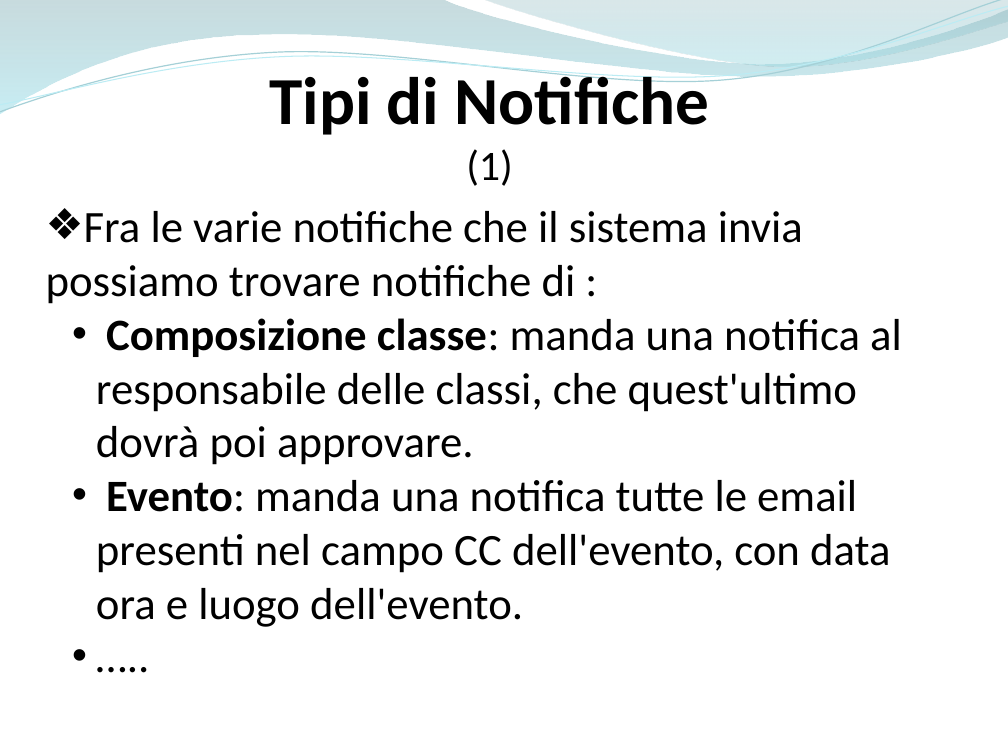
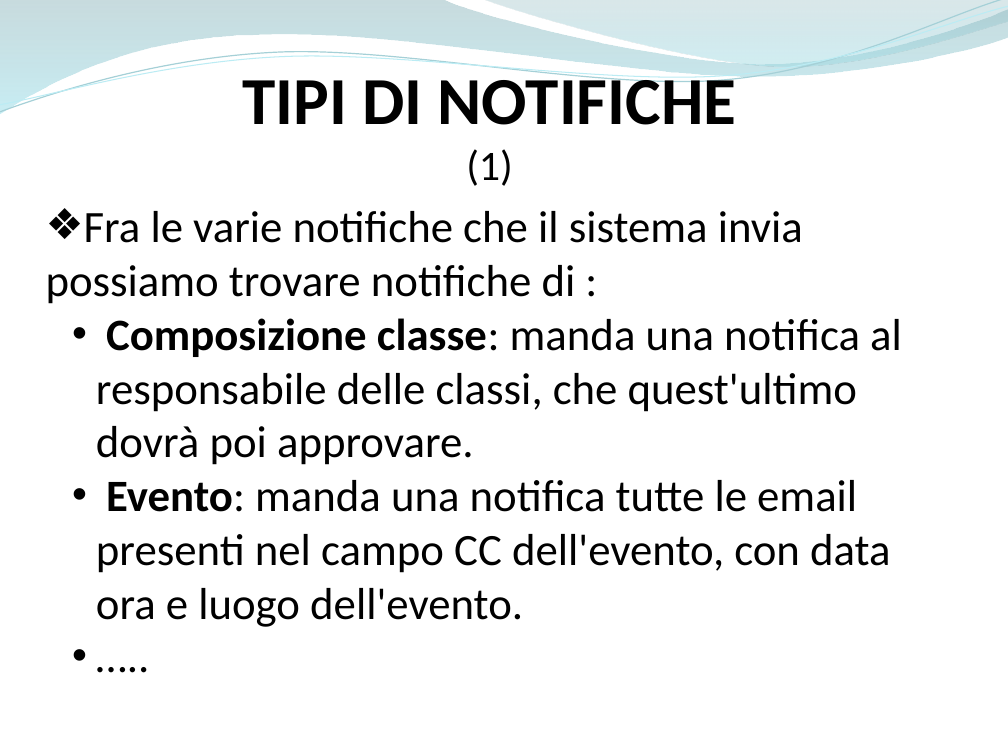
Before and after one commit to ammirate/at-silo, a slide deck: slide 85 of Presentazione/Atsilo1/[BOZZA] Atsilo_A_PresentazioneFinale copia.pptx. Drawn at 1008x756 pixels with LibreOffice and Linux fonts; fonts in the diff are those of the drawing. Boxes give left, top, right and bottom in pixels: in the first picture for what was removed or moved away, otherwise in the second. Text is boxed around its words. In the diff, an @@ line names an element or a change of style, - is before the commit and + after.

```diff
--- a/Presentazione/Atsilo1/[BOZZA] Atsilo_A_PresentazioneFinale copia.pptx
+++ b/Presentazione/Atsilo1/[BOZZA] Atsilo_A_PresentazioneFinale copia.pptx
@@ text at (242, 69, 737, 125): text changed @@
-Tipi di Notifiche
+TIPI DI NOTIFICHE
```
Also in this commit, not shown: 5 other slides changed, 8 slides added, 3 slides removed, 2 other files.
